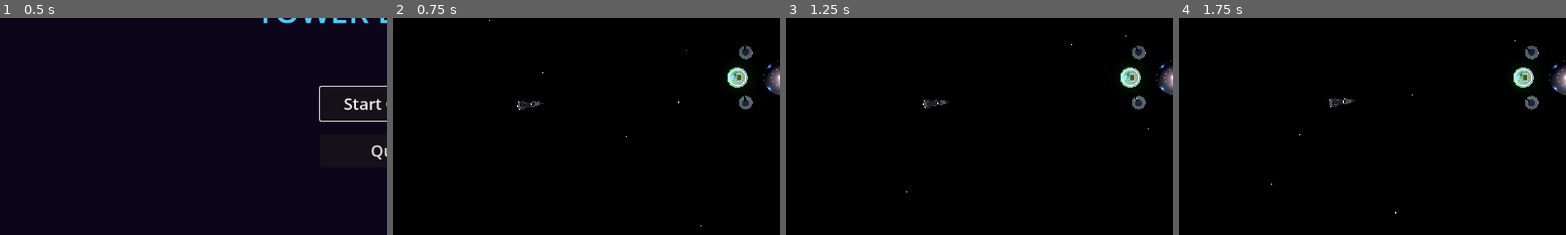
Above: before the commit, frames 1-4 (left to right).
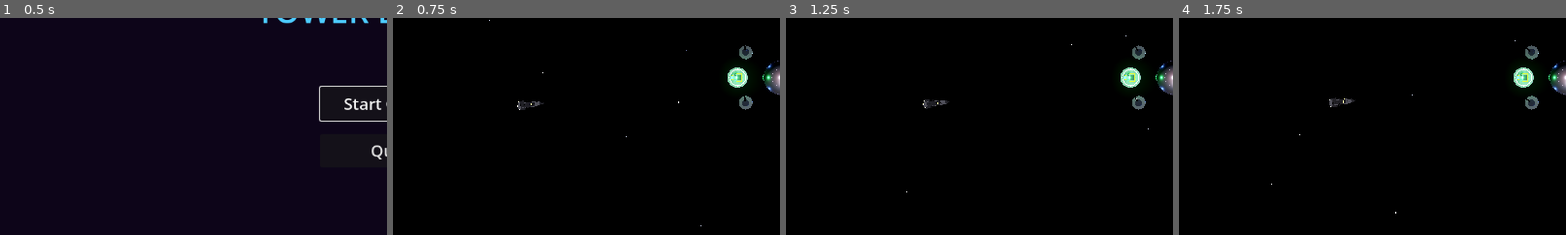
Above: after the commit, the same moments.

Repository: rgjhawkins/towerdefence
Game: Godot game, scene res://main_menu.tscn
The game is run twice, just before and just after one commit, with the same random seed, the same clock (stepped at 60 frames per second) and the same inputs.
Inputs:
- Up to frame 1 (0.5 s): no input
- Up to frame 2 (0.75 s): click "Start Game" at 0.5 s
- Up to frame 3 (1.25 s): no input
- Up to frame 4 (1.75 s): click "+" at 1.25 s
The pictures show only the part of the screen within x 0-50%, y 36-86%; the shares and areas given below are measured in that part.

Frame 1 is identical in both runs. In frame 2, 0.4% of the frame differs, in the area x 86-98%, y 22-33%; in frame 3, 0.4%; in frame 4, 0.4%.

Commit message:
Clean up scene hierarchy, add shield regen pulse
- Move turrets and lights into space_station.tscn for modularity
- Station scene now fully self-contained and portable
- Add dim green pulse effect when shield regenerates 1 HP
- Remove redundant nodes from main.tscn

Co-Authored-By: Claude Opus 4.5 <noreply@anthropic.com>

Diff:
--- a/hud.gd
+++ b/hud.gd
@@ -4,6 +4,7 @@
 signal turret_deselected()
 signal turret_upgraded(index: int, stat: String, value: float)
 signal shield_hit()
+signal shield_regen()
 
 @onready var health_label: Label = $StationContainer/VBox/HealthLabel
 @onready var shield_label: Label = $StationContainer/VBox/ShieldLabel
@@ -19,6 +20,7 @@
 var shield_health: float = 100.0
 var max_shield_health: float = 100.0
 var shield_regen_rate: float = 0.5  # HP per second
+var shield_regen_accumulator: float = 0.0
 var collector_health: float = 100.0
 var max_collector_health: float = 100.0
 var station_scrap: int = 0
@@ -44,9 +46,16 @@
 func _process(delta: float) -> void:
 	# Regenerate shield
 	if shield_health < max_shield_health:
-		shield_health += shield_regen_rate * delta
+		var regen_amount := shield_regen_rate * delta
+		shield_health += regen_amount
 		shield_health = minf(shield_health, max_shield_health)
 		update_shield(shield_health)
+
+		# Pulse every 1 HP recovered
+		shield_regen_accumulator += regen_amount
+		if shield_regen_accumulator >= 1.0:
+			shield_regen_accumulator -= 1.0
+			shield_regen.emit()
 
 
 func _setup_turret_icons() -> void:
--- a/main.tscn
+++ b/main.tscn
@@ -1,7 +1,6 @@
-[gd_scene load_steps=19 format=3]
+[gd_scene load_steps=18 format=3]
 
 [ext_resource type="PackedScene" path="res://space_station.tscn" id="1_station"]
-[ext_resource type="PackedScene" path="res://turret.tscn" id="2_turret"]
 [ext_resource type="PackedScene" path="res://alien.tscn" id="3_alien"]
 [ext_resource type="Script" path="res://game_manager.gd" id="4_gamemanager"]
 [ext_resource type="PackedScene" path="res://collector_ship.tscn" id="6_collector"]
@@ -208,78 +207,12 @@
 light_energy = 1.2
 shadow_enabled = true
 
-[node name="StationLightCenter" type="OmniLight3D" parent="."]
-transform = Transform3D(1, 0, 0, 0, 1, 0, 0, 0, 1, 0, 4, 0)
-light_color = Color(0.8, 0.85, 1, 1)
-light_energy = 2.0
-omni_range = 15.0
-omni_attenuation = 1.5
-
-[node name="StationLightBlue1" type="OmniLight3D" parent="."]
-transform = Transform3D(1, 0, 0, 0, 1, 0, 0, 0, 1, 3, -1, 3)
-light_color = Color(0.3, 0.5, 1, 1)
-light_energy = 1.2
-omni_range = 6.0
-omni_attenuation = 1.5
-
-[node name="StationLightBlue2" type="OmniLight3D" parent="."]
-transform = Transform3D(1, 0, 0, 0, 1, 0, 0, 0, 1, -3, -1, 3)
-light_color = Color(0.3, 0.5, 1, 1)
-light_energy = 1.2
-omni_range = 6.0
-omni_attenuation = 1.5
-
-[node name="StationLightBlue3" type="OmniLight3D" parent="."]
-transform = Transform3D(1, 0, 0, 0, 1, 0, 0, 0, 1, 3, -1, -3)
-light_color = Color(0.3, 0.5, 1, 1)
-light_energy = 1.2
-omni_range = 6.0
-omni_attenuation = 1.5
-
-[node name="StationLightBlue4" type="OmniLight3D" parent="."]
-transform = Transform3D(1, 0, 0, 0, 1, 0, 0, 0, 1, -3, -1, -3)
-light_color = Color(0.3, 0.5, 1, 1)
-light_energy = 1.2
-omni_range = 6.0
-omni_attenuation = 1.5
-
-[node name="ParkingBayLight" type="OmniLight3D" parent="."]
-transform = Transform3D(1, 0, 0, 0, 1, 0, 0, 0, 1, -6.5, 2, 0)
-light_color = Color(0.2, 1, 0.4, 1)
-light_energy = 2.0
-omni_range = 5.0
-omni_attenuation = 1.0
-
-[node name="IntakeLight" type="OmniLight3D" parent="."]
-transform = Transform3D(1, 0, 0, 0, 1, 0, 0, 0, 1, 0, 3, 0)
-light_color = Color(1, 0.5, 0.2, 1)
-light_energy = 1.5
-omni_range = 4.0
-omni_attenuation = 1.2
-
 [node name="SpaceStation" parent="." instance=ExtResource("1_station")]
-transform = Transform3D(1, 0, 0, 0, 1, 0, 0, 0, 1, 0, 0, 0)
-
-[node name="Turret1" parent="." instance=ExtResource("2_turret")]
-transform = Transform3D(1, 0, 0, 0, 1, 0, 0, 0, 1, 5.0, 1.15, 0)
-
-[node name="Turret2" parent="." instance=ExtResource("2_turret")]
-transform = Transform3D(1, 0, 0, 0, 1, 0, 0, 0, 1, 1.55, 1.15, 4.76)
-
-[node name="Turret3" parent="." instance=ExtResource("2_turret")]
-transform = Transform3D(1, 0, 0, 0, 1, 0, 0, 0, 1, -4.05, 1.15, 2.94)
-
-[node name="Turret4" parent="." instance=ExtResource("2_turret")]
-transform = Transform3D(1, 0, 0, 0, 1, 0, 0, 0, 1, -4.05, 1.15, -2.94)
-
-[node name="Turret5" parent="." instance=ExtResource("2_turret")]
-transform = Transform3D(1, 0, 0, 0, 1, 0, 0, 0, 1, 1.55, 1.15, -4.76)
 
 [node name="GameManager" type="Node3D" parent="."]
 script = ExtResource("4_gamemanager")
 alien_scene = ExtResource("3_alien")
 bomber_scene = ExtResource("7_bomber")
 collector_scene = ExtResource("6_collector")
-spawn_rate = 1.0
 
 [node name="HUD" parent="." instance=ExtResource("5_hud")]
--- a/space_station.gd
+++ b/space_station.gd
@@ -7,12 +7,14 @@
 @export var collect_distance: float = 0.8  # Distance to collect
 @export var shield_radius: float = 3.0  # Shield bubble size (covers central station only)
 @export var shield_flash_duration: float = 0.3  # How long flash lasts
+@export var shield_pulse_duration: float = 0.5  # How long regen pulse lasts
 
 var beam_lines: Array[MeshInstance3D] = []
 var beam_material: StandardMaterial3D
 var shield_mesh: MeshInstance3D
 var shield_material: StandardMaterial3D
 var shield_flash_timer: float = 0.0
+var shield_pulse_timer: float = 0.0
 
 @onready var intake: Node3D = $ScrapIntake
 
@@ -29,11 +31,14 @@
 	# Create shield bubble
 	_create_shield_bubble()
 
-	# Connect to HUD shield_hit signal
+	# Connect to HUD shield signals
 	await get_tree().process_frame
 	var hud = get_tree().root.get_node_or_null("Main/HUD")
-	if hud and hud.has_signal("shield_hit"):
-		hud.shield_hit.connect(_on_shield_hit)
+	if hud:
+		if hud.has_signal("shield_hit"):
+			hud.shield_hit.connect(_on_shield_hit)
+		if hud.has_signal("shield_regen"):
+			hud.shield_regen.connect(_on_shield_regen)
 
 
 func _create_shield_bubble() -> void:
@@ -64,12 +69,17 @@
 	shield_flash_timer = shield_flash_duration
 
 
+func _on_shield_regen() -> void:
+	shield_pulse_timer = shield_pulse_duration
+
+
 func _process(delta: float) -> void:
 	_process_tractor_beam(delta)
-	_process_shield_flash(delta)
+	_process_shield_effects(delta)
 
 
-func _process_shield_flash(delta: float) -> void:
+func _process_shield_effects(delta: float) -> void:
+	# Hit flash takes priority over regen pulse
 	if shield_flash_timer > 0:
 		shield_flash_timer -= delta
 		var t := shield_flash_timer / shield_flash_duration
@@ -77,6 +87,13 @@
 		var alpha := t * 0.15
 		shield_material.albedo_color = Color(0.4, 0.8, 1, alpha)
 		shield_material.emission_energy_multiplier = 0.3 + t * 0.7
+	elif shield_pulse_timer > 0:
+		shield_pulse_timer -= delta
+		var t := shield_pulse_timer / shield_pulse_duration
+		# Very dim pulse for regen - green tint
+		var alpha := t * 0.05
+		shield_material.albedo_color = Color(0.3, 1, 0.6, alpha)
+		shield_material.emission_energy_multiplier = 0.1 + t * 0.2
 	else:
 		shield_material.albedo_color = Color(0.4, 0.8, 1, 0)
 		shield_material.emission_energy_multiplier = 0.0
--- a/space_station.tscn
+++ b/space_station.tscn
@@ -1,6 +1,7 @@
-[gd_scene load_steps=13 format=3]
+[gd_scene load_steps=14 format=3]
 
 [ext_resource type="Script" path="res://space_station.gd" id="1_station"]
+[ext_resource type="PackedScene" path="res://turret.tscn" id="2_turret"]
 
 [sub_resource type="StandardMaterial3D" id="StationHullMaterial"]
 albedo_color = Color(0.7, 0.7, 0.73, 1)
@@ -282,3 +283,69 @@
 
 [node name="ParkingPoint" type="Node3D" parent="ParkingBay"]
 transform = Transform3D(1, 0, 0, 0, 1, 0, 0, 0, 1, 0, 0.5, 0)
+
+[node name="Turret1" parent="." instance=ExtResource("2_turret")]
+transform = Transform3D(1, 0, 0, 0, 1, 0, 0, 0, 1, 5.0, 1.15, 0)
+
+[node name="Turret2" parent="." instance=ExtResource("2_turret")]
+transform = Transform3D(1, 0, 0, 0, 1, 0, 0, 0, 1, 1.55, 1.15, 4.76)
+
+[node name="Turret3" parent="." instance=ExtResource("2_turret")]
+transform = Transform3D(1, 0, 0, 0, 1, 0, 0, 0, 1, -4.05, 1.15, 2.94)
+
+[node name="Turret4" parent="." instance=ExtResource("2_turret")]
+transform = Transform3D(1, 0, 0, 0, 1, 0, 0, 0, 1, -4.05, 1.15, -2.94)
+
+[node name="Turret5" parent="." instance=ExtResource("2_turret")]
+transform = Transform3D(1, 0, 0, 0, 1, 0, 0, 0, 1, 1.55, 1.15, -4.76)
+
+[node name="Lights" type="Node3D" parent="."]
+
+[node name="CenterLight" type="OmniLight3D" parent="Lights"]
+transform = Transform3D(1, 0, 0, 0, 1, 0, 0, 0, 1, 0, 4, 0)
+light_color = Color(0.8, 0.85, 1, 1)
+light_energy = 2.0
+omni_range = 15.0
+omni_attenuation = 1.5
+
+[node name="BlueLight1" type="OmniLight3D" parent="Lights"]
+transform = Transform3D(1, 0, 0, 0, 1, 0, 0, 0, 1, 3, -1, 3)
+light_color = Color(0.3, 0.5, 1, 1)
+light_energy = 1.2
+omni_range = 6.0
+omni_attenuation = 1.5
+
+[node name="BlueLight2" type="OmniLight3D" parent="Lights"]
+transform = Transform3D(1, 0, 0, 0, 1, 0, 0, 0, 1, -3, -1, 3)
+light_color = Color(0.3, 0.5, 1, 1)
+light_energy = 1.2
+omni_range = 6.0
+omni_attenuation = 1.5
+
+[node name="BlueLight3" type="OmniLight3D" parent="Lights"]
+transform = Transform3D(1, 0, 0, 0, 1, 0, 0, 0, 1, 3, -1, -3)
+light_color = Color(0.3, 0.5, 1, 1)
+light_energy = 1.2
+omni_range = 6.0
+omni_attenuation = 1.5
+
+[node name="BlueLight4" type="OmniLight3D" parent="Lights"]
+transform = Transform3D(1, 0, 0, 0, 1, 0, 0, 0, 1, -3, -1, -3)
+light_color = Color(0.3, 0.5, 1, 1)
+light_energy = 1.2
+omni_range = 6.0
+omni_attenuation = 1.5
+
+[node name="IntakeLight" type="OmniLight3D" parent="Lights"]
+transform = Transform3D(1, 0, 0, 0, 1, 0, 0, 0, 1, 0, 3, 0)
+light_color = Color(1, 0.5, 0.2, 1)
+light_energy = 1.5
+omni_range = 4.0
+omni_attenuation = 1.2
+
+[node name="ParkingLight" type="OmniLight3D" parent="Lights"]
+transform = Transform3D(1, 0, 0, 0, 1, 0, 0, 0, 1, -5.0, 2, 0)
+light_color = Color(0.2, 1, 0.4, 1)
+light_energy = 2.0
+omni_range = 5.0
+omni_attenuation = 1.0
